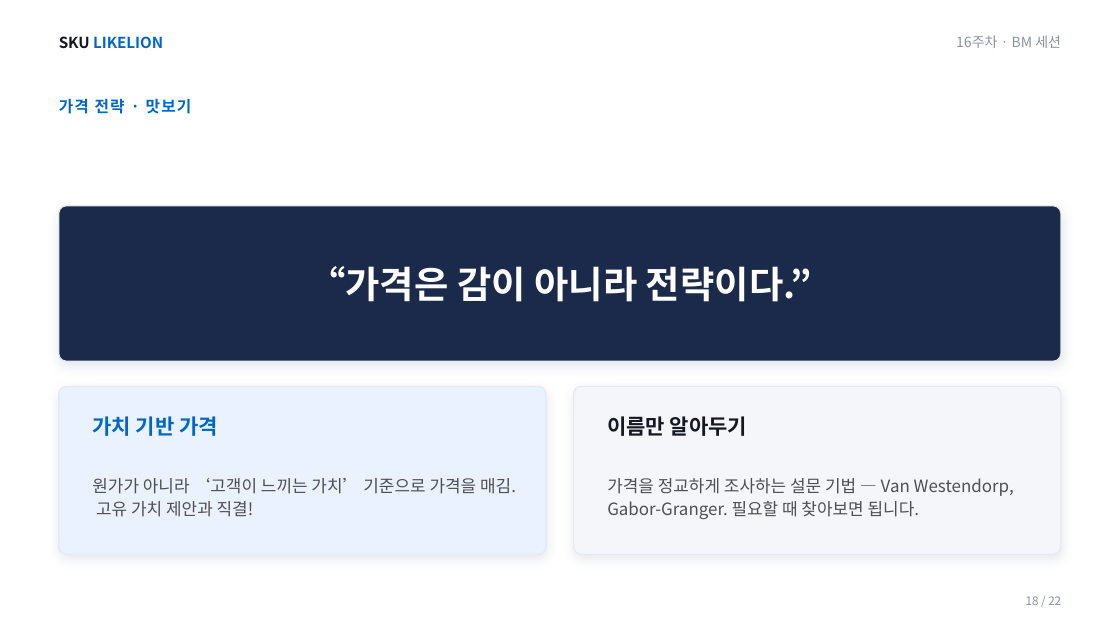
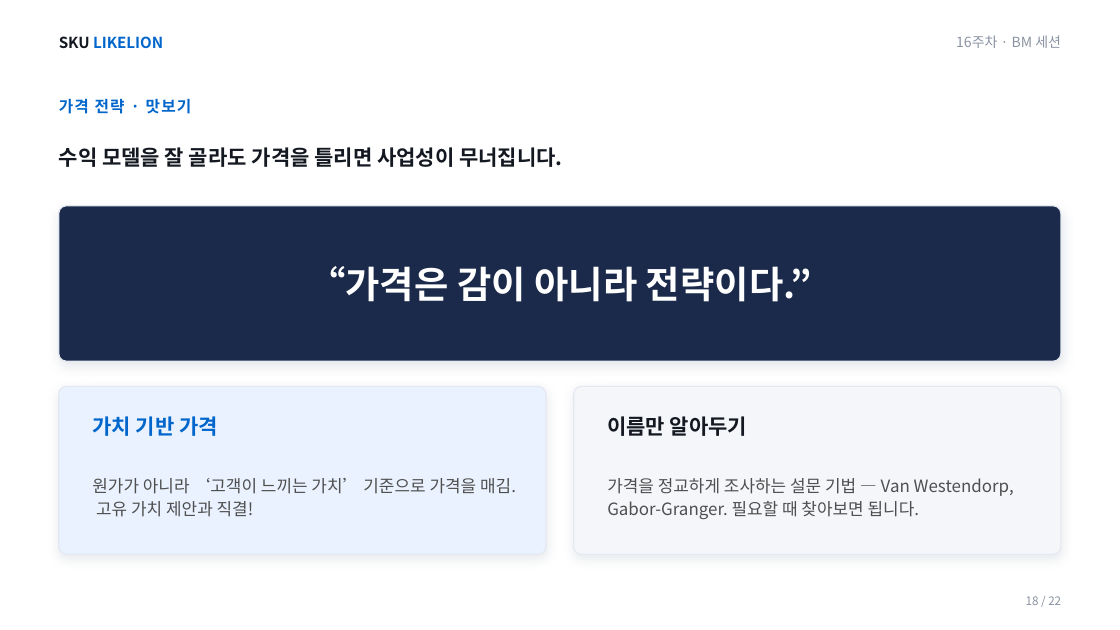
Before and after one commit to SKUnohtaekyung/BM, a slide deck: slide 18 of 슬라이드/BM_16주차_강의덱.pptx. Drawn at 1120x630 pixels with LibreOffice and Linux fonts; fonts in the diff are those of the drawing. Boxes give left, top, right and bottom in pixels: in the first picture for what was removed or moved away, otherwise in the second. Text is boxed around its words. In the diff, an @@ line names an element or a change of style, - is before the commit and + after.

```diff
--- a/슬라이드/BM_16주차_강의덱.pptx
+++ b/슬라이드/BM_16주차_강의덱.pptx
@@ text added at [59, 147, 562, 167], 18 pt, text #141821, bold @@
+수익 모델을 잘 골라도 가격을 틀리면 사업성이 무너집니다.
```
Also in this commit, not shown: 14 other slides changed, 1 other file.
